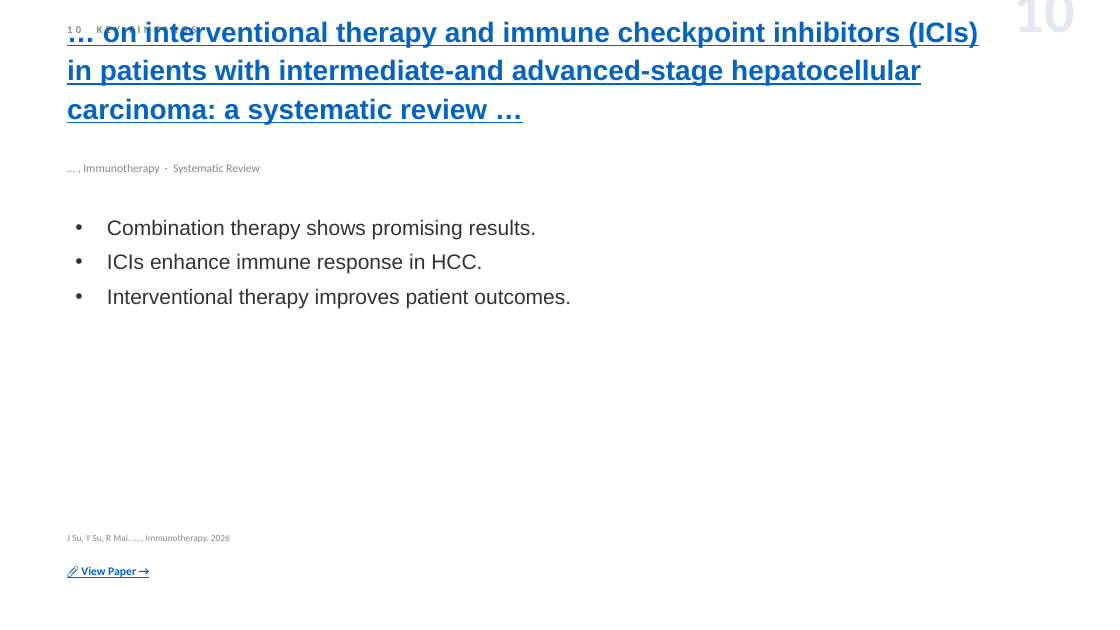
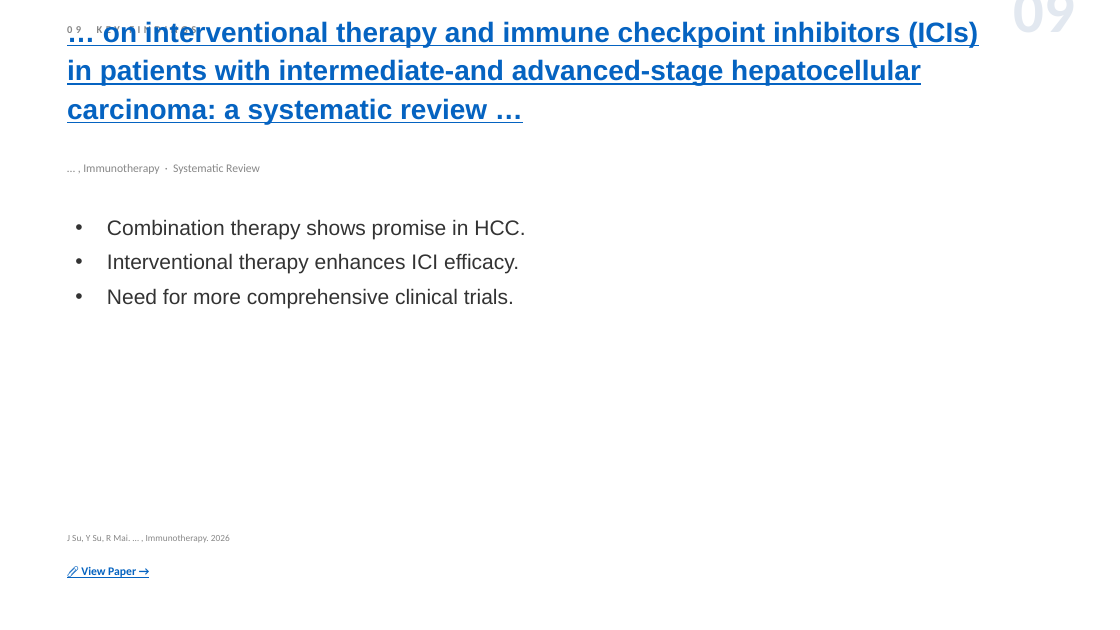
Before and after one commit to jejenhu-maker/hcc-weekly-digest, a slide deck: slide 11 of docs/digest-en.pptx (slide 12 before the commit). Drawn at 1120x630 pixels with LibreOffice and Linux fonts; fonts in the diff are those of the drawing. Boxes give left, top, right and bottom in pixels: in the first picture for what was removed or moved away, otherwise in the second. Text is boxed around its words. In the diff, an @@ line names an element or a change of style, - is before the commit and + after.

```diff
--- a/docs/digest-en.pptx
+++ b/docs/digest-en.pptx
@@ text at [67,25,196,37]: text changed @@
-10 KEY FINDINGS
+09 KEY FINDINGS
@@ text at [840,8,1075,8]: text changed @@
-10
+09
@@ text at [107,219,525,308]: text changed @@
-• Combination therapy shows promising results.
-• ICIs enhance immune response in HCC.
-• Interventional therapy improves patient outcomes.
+• Combination therapy shows promise in HCC.
+• Interventional therapy enhances ICI efficacy.
+• Need for more comprehensive clinical trials.
```
Also in this commit, not shown: 9 other slides changed, 4 slides added, 4 slides removed, 2 other files.
